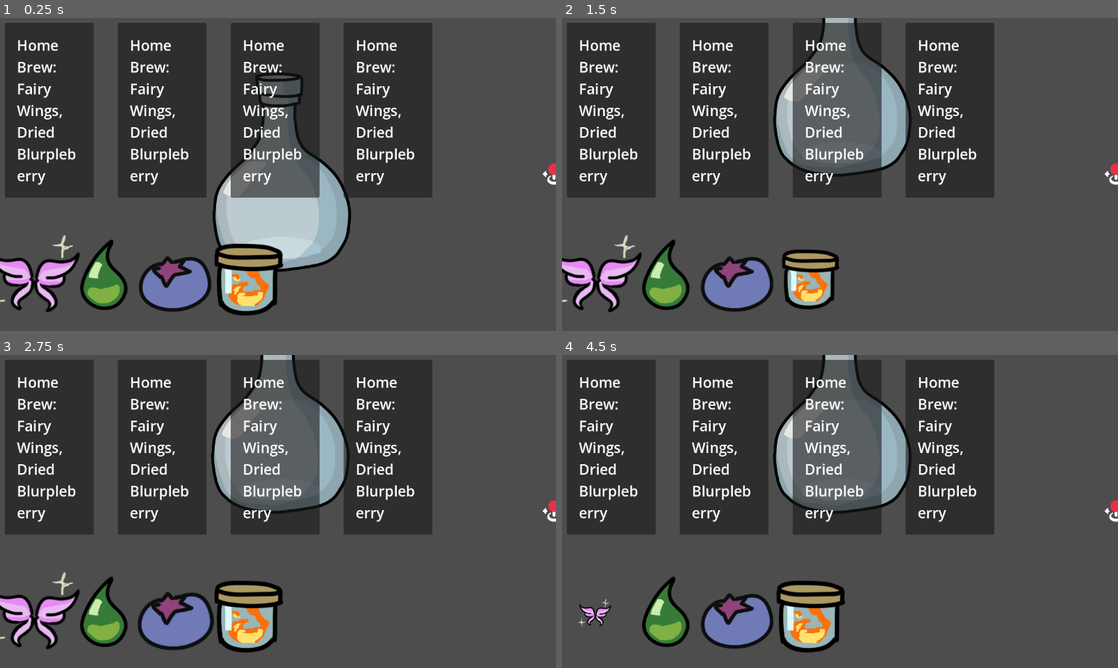
Above: before the commit, frames 1-4 (two rows, left to right).
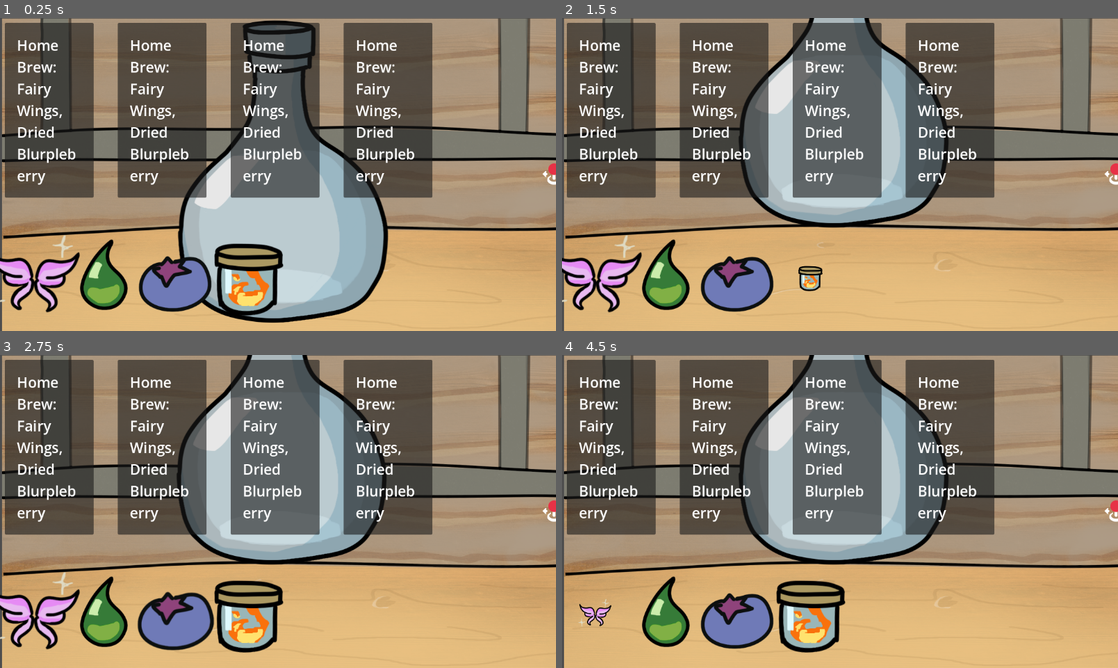
Above: after the commit, the same moments.

Repository: andreaTheCoder/MiniJam207Primal
Game: Godot game, scene res://scenes/shop.tscn
The game is run twice, just before and just after one commit, with the same random seed, the same clock (stepped at 60 frames per second) and the same inputs.
Inputs (mouse positions are in pixels of both pictures, inside the frame that each line leads up to):
- Up to frame 1 (0.25 s): no input
- Up to frame 2 (1.5 s): tap Enter (ui_accept) at 0.5, 0.77, 1.25 s; move the mouse to (840, 174) at 0.52 s; press the mouse at (840, 174) at 0.53 s; move the mouse to (812, 277) at 1.27 s; release the mouse at (812, 277) at 1.28 s; click (812, 277) at 1.35 s
- Up to frame 3 (2.75 s): tap Enter (ui_accept) at 1.52, 2 s; move the mouse to (177, 614) at 2.02 s; press the mouse at (177, 614) at 2.03 s
- Up to frame 4 (4.5 s): tap Enter (ui_accept) at 2.75, 3.02, 3.5, 3.77, 4.25 s; move the mouse to (667, 614) at 2.77 s; release the mouse at (667, 614) at 2.78 s; click (667, 614) at 2.85 s; move the mouse to (739, 614) at 3.52 s; press the mouse at (739, 614) at 3.53 s; move the mouse to (595, 614) at 4.27 s; release the mouse at (595, 614) at 4.28 s; click (595, 614) at 4.35 s

The runs differ from the first frame. In frame 1, 77% of the frame differs, in the area x 0-100%, y 0-100%; in frame 2, 80%; in frame 3, 78%; in frame 4, 79%.

Commit message:
shoppy bggy

Diff:
--- a/scenes/shop.tscn
+++ b/scenes/shop.tscn
@@ -4,6 +4,7 @@
 [ext_resource type="PackedScene" uid="uid://b0h3028ygun7w" path="res://scenes/ingredient_home.tscn" id="2_1l46r"]
 [ext_resource type="PackedScene" uid="uid://ckxxx2f8cya88" path="res://scenes/potion.tscn" id="2_xfvoa"]
 [ext_resource type="PackedScene" uid="uid://c5kyrky6qutu8" path="res://scenes/tray.tscn" id="3_032fp"]
+[ext_resource type="Texture2D" uid="uid://drpnfc6b4n8gt" path="res://art/shop_background.png" id="5_2fc2m"]
 
 [node name="shop" type="Node2D" unique_id=404250698]
 
@@ -11,11 +12,17 @@
 
 [node name="Camera2D" type="Camera2D" parent="." unique_id=244447270]
 
+[node name="ShopBackground" type="Sprite2D" parent="." unique_id=166722271]
+position = Vector2(10.555588, 4.500023)
+scale = Vector2(0.6064815, 0.6064815)
+texture = ExtResource("5_2fc2m")
+
 [node name="Tray" parent="." unique_id=611555033 instance=ExtResource("3_032fp")]
 position = Vector2(572, -1)
 
 [node name="Potion" parent="." unique_id=1206123825 instance=ExtResource("2_xfvoa")]
 position = Vector2(3.000061, -3.0000038)
+scale = Vector2(1, 1)
 texture = null
 
 [node name="Homes" type="Node" parent="." unique_id=533110677]
Binary file added: art/shop_background.png
Not shown, added: art/shop_background.png.import
